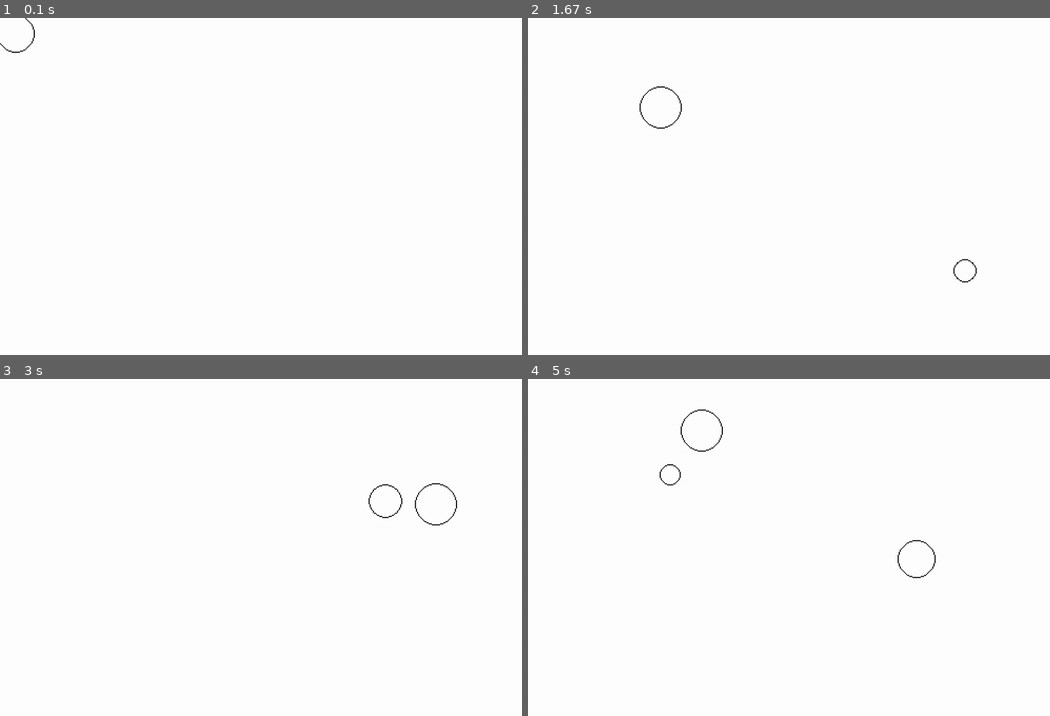
Above: before the commit, frames 1-4 (two rows, left to right).
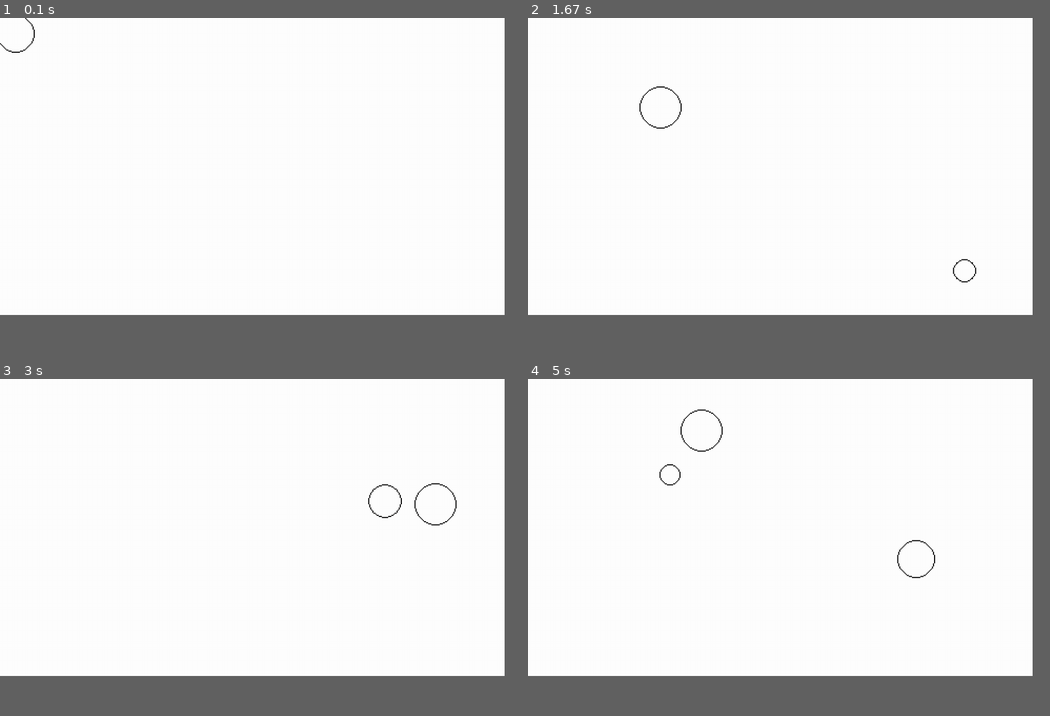
Above: after the commit, the same moments.

Repository: towella/effects-lab
Game: pygame game, started from code/main.py
Same seed, same stepped clock (60 frames per second), same inputs: the game is played once before the commit and once after it.
Inputs (mouse positions are in pixels of both pictures, inside the frame that each line leads up to):
- Up to frame 1 (0.1 s): no input
- Up to frame 2 (1.67 s): click (778, 166) at 0.38 s; click (830, 233) at 0.72 s; click (966, 270) at 1.05 s; click (658, 108) at 1.38 s
- Up to frame 3 (3 s): click (250, 564) at 1.72 s; click (182, 466) at 2.05 s; click (386, 500) at 2.42 s; hold . from 2.83 s (still down); click (438, 503) at 2.92 s
- Up to frame 4 (5 s): release . at 3.13 s; click (956, 584) at 3.25 s; click (804, 513) at 3.58 s; click (668, 473) at 4.08 s; click (914, 560) at 4.65 s; click (700, 429) at 4.98 s
In our replay, the window is 900x581 before the commit and 870x512 after it. These sizes can differ from the game's own. Grey fills any space a smaller window leaves; there, only what the larger window draws over its background counts as a difference.

The runs differ from the first frame. In frame 2, 0.1% of the frame differs, in the area x 21-86%, y 20-79%; in frame 3, 0.2%, in the area x 70-88%, y 30-44%; in frame 4, 0.2%.

Commit message:
Gave up on the blob thing. (Left code in so it can be implemented later if desired) - Modified screen size to fix distortion of pixels

Diff:
--- a/code/game_data.py
+++ b/code/game_data.py
@@ -1,6 +1,7 @@
 tile_size = 16  # keep to prevent errors, even if game doesnt need tiles
-screen_width = 31 * tile_size  # arbitrary
-screen_height = 20 * tile_size  # arbitrary
+screen_width = 480  #31 * tile_size  # arbitrary
+screen_height = 282  #20 * tile_size  # arbitrary
+# 2560 x 1600
 scaling_factor = 3  # how much the screen is scaled up before bliting on display
 
 controller_map = {'square': 0, 'X': 1, 'circle': 2, 'triangle': 3, 'L1': 4, 'R1': 5, 'L2': 6, 'R2': 7, 'share': 8,
--- a/code/level.py
+++ b/code/level.py
@@ -133,7 +133,7 @@
 
     # updates the level allowing tile scroll and displaying tiles to screen
     # order is equivalent of layers
-    def update(self, dt, fps, mouse_pos):
+    def update(self, dt, mouse_pos, click):
         # #### INPUT > GAME(checks THEN UPDATE) > RENDER ####
         # checks deal with previous frames interactions. Update creates interactions for this frame which is then diplayed
         '''player = self.player.sprite'''
@@ -164,7 +164,7 @@
 
         # -- UPDATES -- player needs to be before tiles for scroll to function properly
             # TODO IF TILES_IN_SCREEN ATTR IS CHANGED TO INCLUDE MORE LAYERS, CHANGE BACK TO self.collideable HERE!!!!
-            self.player.update(mouse_pos, dt, pygame.sprite.Group())
+            self.player.update(mouse_pos, click, dt, pygame.sprite.Group())
             '''self.all_sprites.update(scroll_value)'''
 
         # -- RENDER --
--- a/code/main.py
+++ b/code/main.py
@@ -107,7 +107,7 @@
 
         # -- Update --
         screen.fill('white')
-        level.update(dt, fps, (mx, my))  # runs level processes
+        level.update(dt, (mx, my), click)  # runs level processes
 
         window.blit(pygame.transform.scale(screen, window.get_rect().size), (0, 0))  # scale screen to window
 
--- a/code/player.py
+++ b/code/player.py
@@ -1,5 +1,6 @@
 import pygame
 from game_data import tile_size, controller_map, scaling_factor
+from random import randint
 from lighting import Light
 from support import pos_for_center
 
@@ -47,15 +48,17 @@
 
 # -- checks --
 
-    def get_input(self, dt, tiles):
+    def get_input(self, click, dt, tiles):
         self.direction.x = 0
         keys = pygame.key.get_pressed()
 
+        # tail size
         if keys[pygame.K_m]:
             self.subtract_r += 0.05 * dt
         if keys[pygame.K_n]:
             self.subtract_r -= 0.05 * dt
 
+        # gravity
         if keys[pygame.K_g] and not self.gravity_pressed:
             self.apply_gravity = not self.apply_gravity
             self.gravity_pressed = True
@@ -65,20 +68,12 @@
         if self.subtract_r < 0:
             self.subtract_r = 0
 
-        # -- dash --
-        # if wanting to dash and not holding the button
-        '''if (keys[pygame.K_PERIOD] or self.get_controller_input('dash')) and not self.dash_pressed:
-            # if only just started dashing, dashing is true and dash direction is set. Prevents changing dash dir during dash
-            if not self.dashing:
-                self.dashing = True
-                self.dash_dir_right = self.facing_right
-            self.dashbuff_timer = 0  # set to 0 ready for next buffdash
-            self.dash_pressed = True
-        # neccessary to prevent repeated dashes on button hold
-        elif not keys[pygame.K_PERIOD] and not self.get_controller_input('dash'):
-            self.dash_pressed = False
-
-        self.dash(dt)'''
+        # blobs
+        if click:
+            # randomly decide how many blob streaks will be created
+            for i in range(randint(3, 6)):
+                self.blob()  # make blob streaks
+
 
     # - respawn -
 
@@ -102,45 +97,6 @@
         self.jumping = False  # end any jumps on respawn
         self.respawn = False
 
-# -- movement methods --
-
-    def dash(self, dt):
-        # - reset -
-        # reset dash, on ground OR if on the wall and dash completed (not dashing) - allows dash to finish before clinging
-        # reset despite button pressed or not (not dependant on button, can only dash with button not pressed)
-        if self.on_ground or (self.on_wall and not self.dashing):
-            self.dash_timer = 0
-        # - setup buffer dash - (only when not crouching)
-        # self.dashing is set to false when buffdash is cued. Sets to true on ground so that it can start a normal dash,
-        # which resets buffer dashing variables ready for next one
-        if self.on_ground and self.dashbuff_timer < self.dashbuff_max and not self.crouching:
-            self.dashing = True
-        # - start normal dash or continue dash - (only when not crouching)
-        # (if dashing and dash duration not exceeded OR buffered dash) AND not crouching, allow dash
-        if self.dashing and self.dash_timer < self.dash_max and not self.crouching:
-            # - norm dash -
-            # add velocity based on facing direction determined at start of dash
-            # self.dash_dir_right multiplies by 1 or -1 to change direction of dash speed distance
-            self.direction.x += self.dash_speed * self.dash_dir_right
-            # dash timer increment
-            self.dash_timer += round(1 * dt)
-
-            # - buffer -
-            # reset buffer jump with no jump cued
-            self.buffer_dash = False
-            self.dashbuff_timer = self.dashbuff_max
-        # - kill -
-        # if not dashing or timer exceeded, end dash but don't reset timer (prevents multiple dashes in the air)
-        else:
-            self.dashing = False
-
-        # -- buffer dash timer --
-        # cue up dash if dash button pressed (if dash is already allowed it will be maxed out in the dash code)
-        # OR having already cued, continue timing
-        if (self.dashbuff_timer == 0) or self.buffer_dash:
-            self.dashbuff_timer += round(1 * dt)
-            self.buffer_dash = True
-
 # -- update methods --
 
     # checks collision for a given hitbox against given tiles on the x
@@ -276,11 +232,11 @@
     def sync_rect(self):
         self.rect.midbottom = self.hitbox.midbottom
 
-    def update(self, mouse_pos, dt, tiles):
+    def update(self, mouse_pos, click, dt, tiles):
         self.sync_hitbox()  # just in case
 
         # -- INPUT --
-        self.get_input(dt, tiles)
+        self.get_input(click, dt, tiles)
         self.rect.centerx = mouse_pos[0]//scaling_factor
         self.rect.centery = mouse_pos[1]//scaling_factor
 
@@ -307,6 +263,11 @@
 
 # -- visual methods --
 
+    def blob(self):
+        angle = randint(1, 360)  # pick a random angle
+        max_distance = randint(10, 30)
+
+
     def draw(self):
         for circle in self.circles:
             pygame.draw.circle(self.surface, 'red', circle[1], circle[0])
